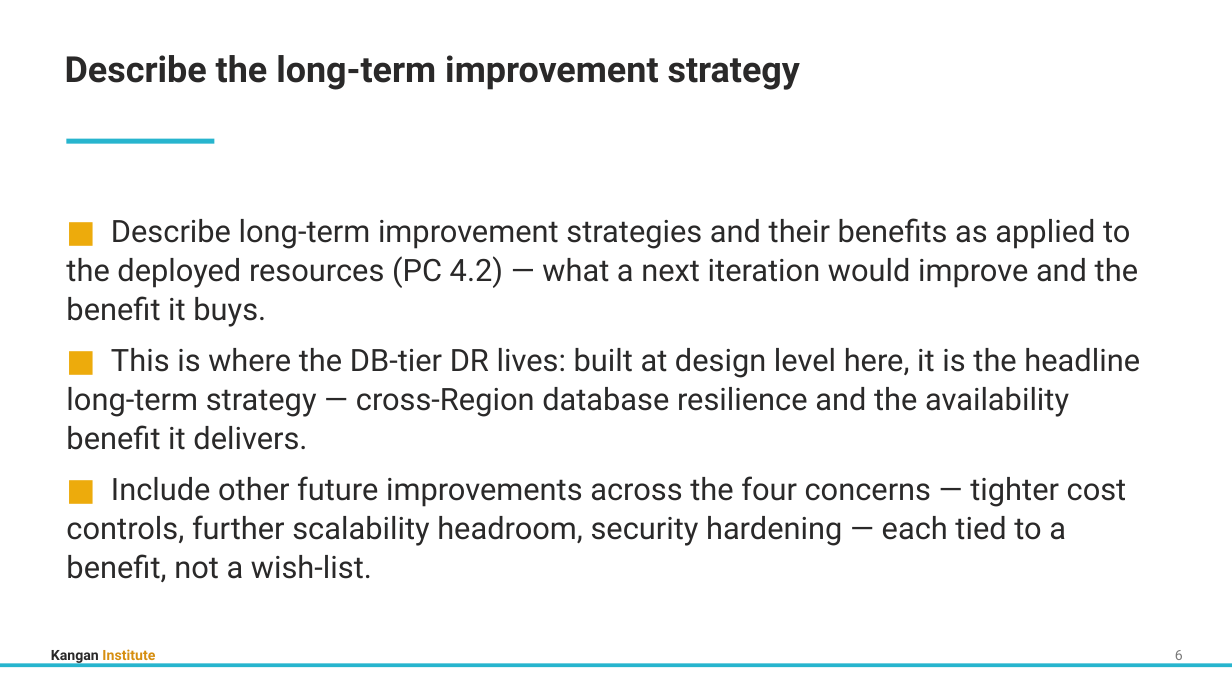
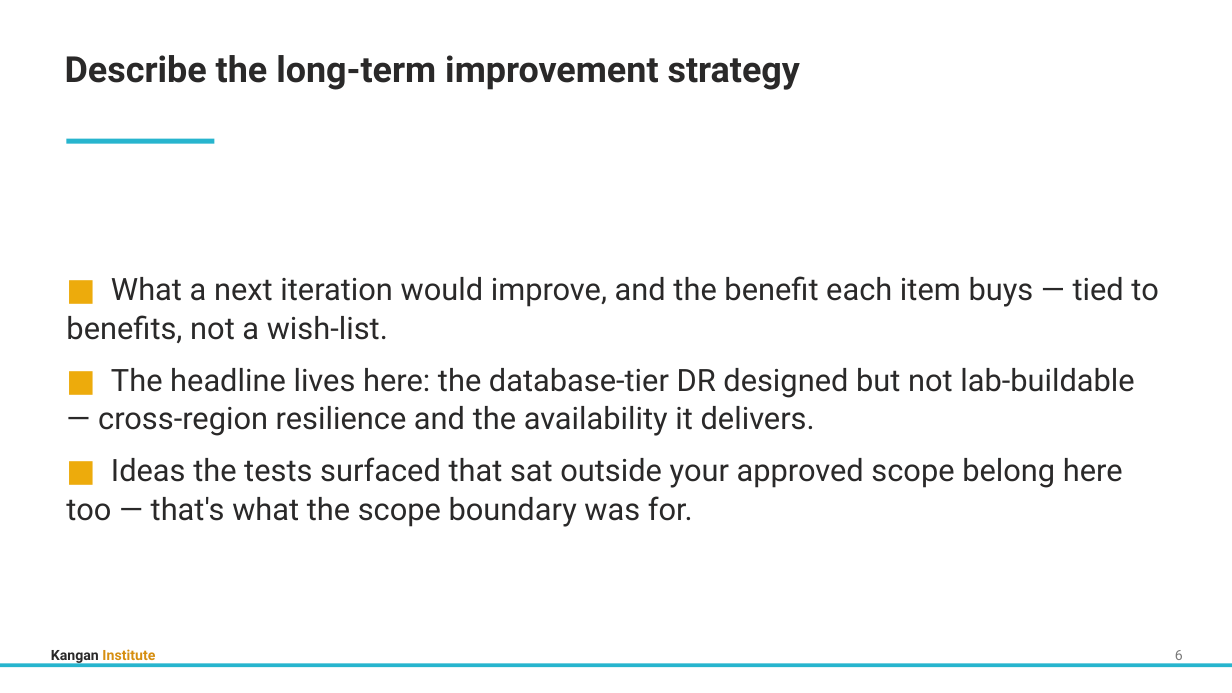
Before and after one commit to Digital-Initiatives-Kangan-Institute/diploma-cloud-cyber-content-s1, a slide deck: slide 9 of S1-CL3-Cloud-Infrastructure-Improvement/delivery/topic_08/Topic_08_Slides.pptx. Drawn at 1232x693 pixels with LibreOffice and Linux fonts; fonts in the diff are those of the drawing. Boxes give left, top, right and bottom in pixels: in the first picture for what was removed or moved away, otherwise in the second. Text is boxed around its words. In the diff, an @@ line names an element or a change of style, - is before the commit and + after.

```diff
--- a/S1-CL3-Cloud-Infrastructure-Improvement/delivery/topic_08/Topic_08_Slides.pptx
+++ b/S1-CL3-Cloud-Infrastructure-Improvement/delivery/topic_08/Topic_08_Slides.pptx
@@ text at (x1=66, y1=276, x2=1158, y2=527): text changed @@
-■ Describe long-term improvement strategies and their benefits as applied to the deployed resources (PC 4.2) — what a next iteration would improve and the benefit it buys.
-■ This is where the DB-tier DR lives: built at design level here, it is the headline long-term strategy — cross-Region database resilience and the availability benefit it delivers.
-■ Include other future improvements across the four concerns — tighter cost controls, further scalability headroom, security hardening — each tied to a benefit, not a wish-list.
+■ What a next iteration would improve, and the benefit each item buys — tied to benefits, not a wish-list.
+■ The headline lives here: the database-tier DR designed but not lab-buildable — cross-region resilience and the availability it delivers.
+■ Ideas the tests surfaced that sat outside your approved scope belong here too — that's what the scope boundary was for.
```
Also in this commit, not shown: 11 other slides changed, 9 slides added, 3 slides removed, 41 other files.
